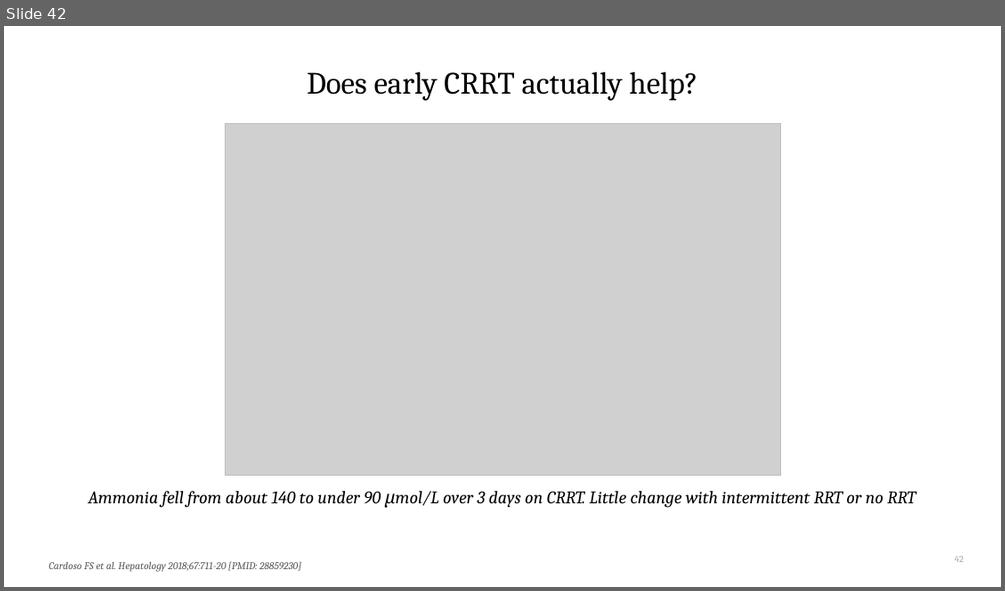
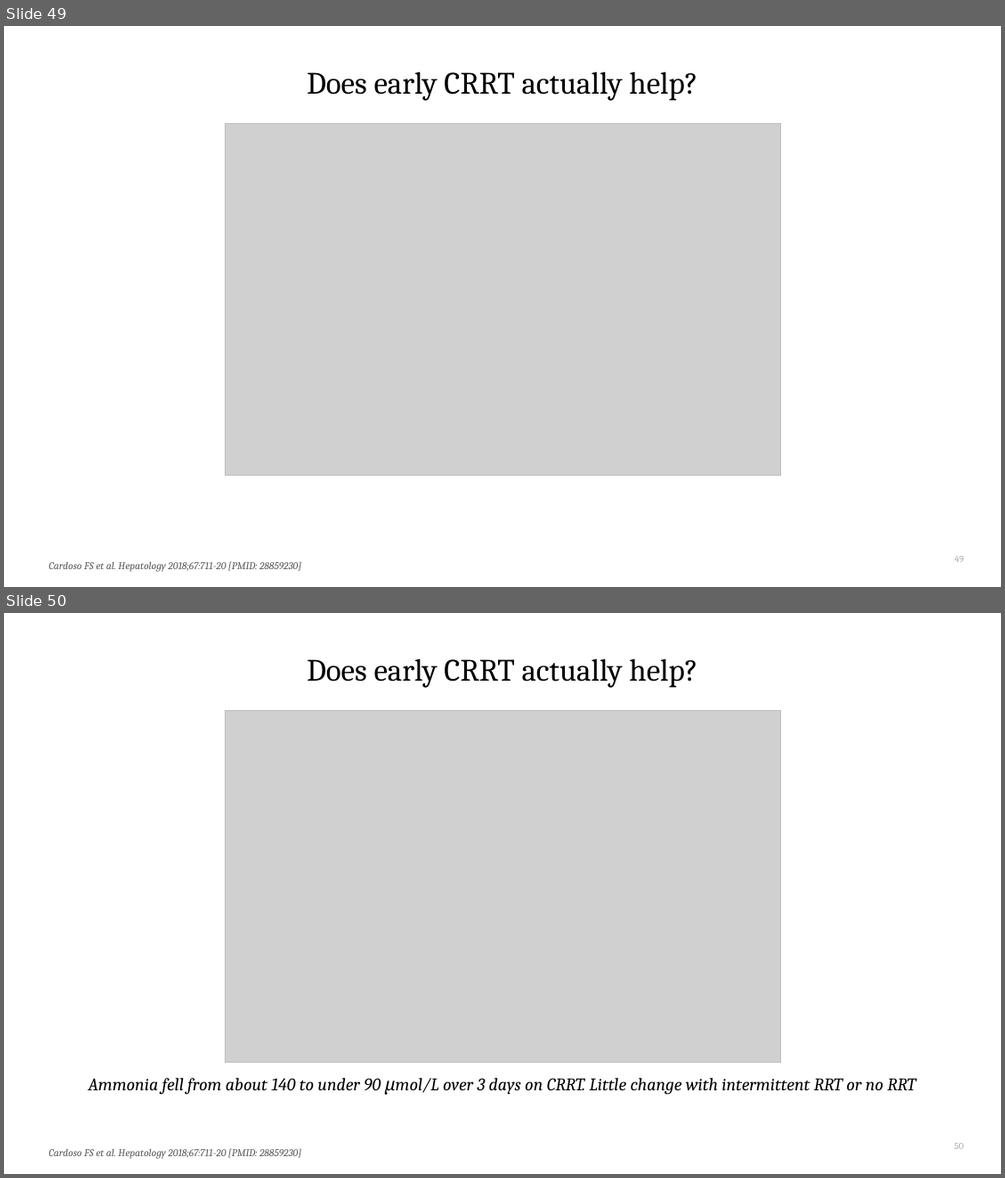
Before and after one commit to qaddodi/mohammad-almeqdadi-lectures, a slide deck: lectures/acute-liver-failure-aclf-in-icu/ALF and ACLF in the ICU.pptx. Shown one above the other, each under a label of ours: slide 42 before the commit, slides 49 and 50 after it. The pictures are 1005x591 and 1005x1178 pixels, drawn with LibreOffice and Linux fonts; fonts in the diff are those of the drawing; grey boxes stand for pictures. Boxes give left, top, right and bottom in pixels: in the first picture for what was removed or moved away, otherwise in the second. Text is boxed around its words. In the diff, an @@ line names an element or a change of style, - is before the commit and + after.

```diff
--- a/lectures/acute-liver-failure-aclf-in-icu/ALF and ACLF in the ICU.pptx
+++ b/lectures/acute-liver-failure-aclf-in-icu/ALF and ACLF in the ICU.pptx
@@ slide 49 added at (4, 26, 1001, 587), background #FFFFFF @@
@@ title added at (307, 71, 697, 101), 30 pt, text #000000 @@
+Does early CRRT actually help?
@@ picture added at (225, 123, 780, 475) @@
@@ rectangle added at (225, 123, 780, 475), outline #BFBFBF 0.75 pt @@
@@ page number added at (955, 556, 963, 562), 9 pt, text #A6A6A6 @@
+49
@@ text added at (48, 561, 301, 572), 10 pt, text #595959, italic @@
+Cardoso FS et al. Hepatology 2018;67:711-20 [PMID: 28859230]
@@ what was slide 42 is now slide 50 @@
@@ page number at (955, 1143, 963, 1149): text changed @@
-42
+50
```
Also in this commit, not shown: 10 slides changed, 20 other slides added, 2 other files.
